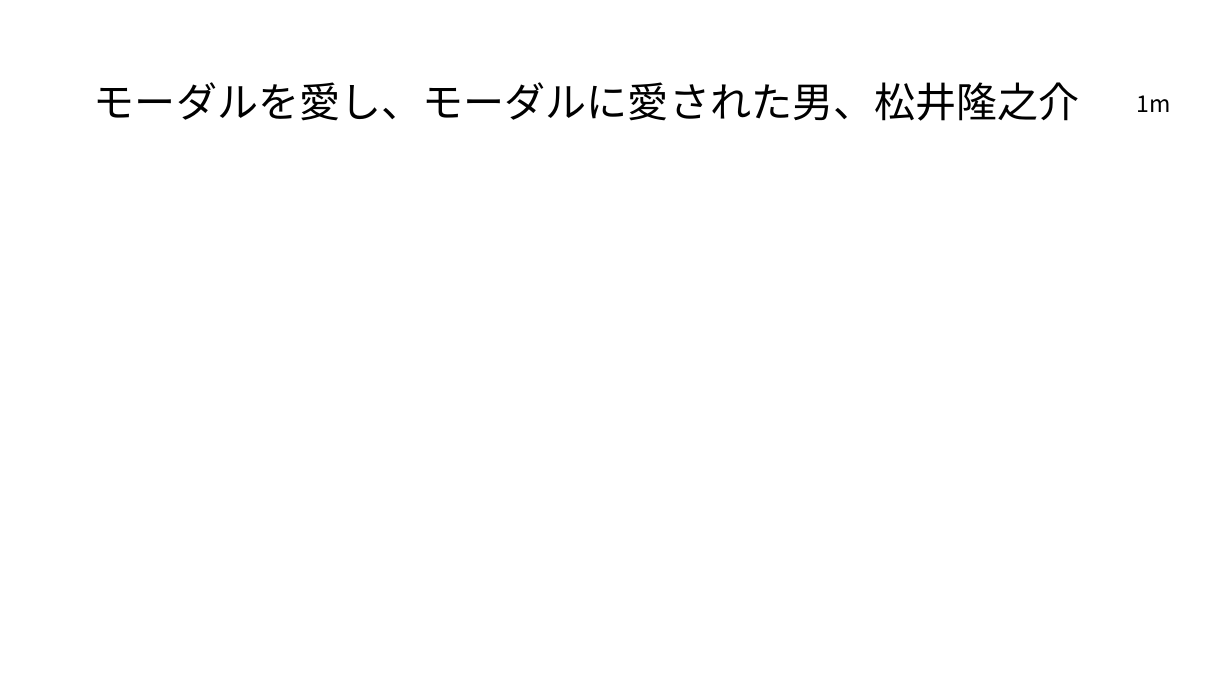
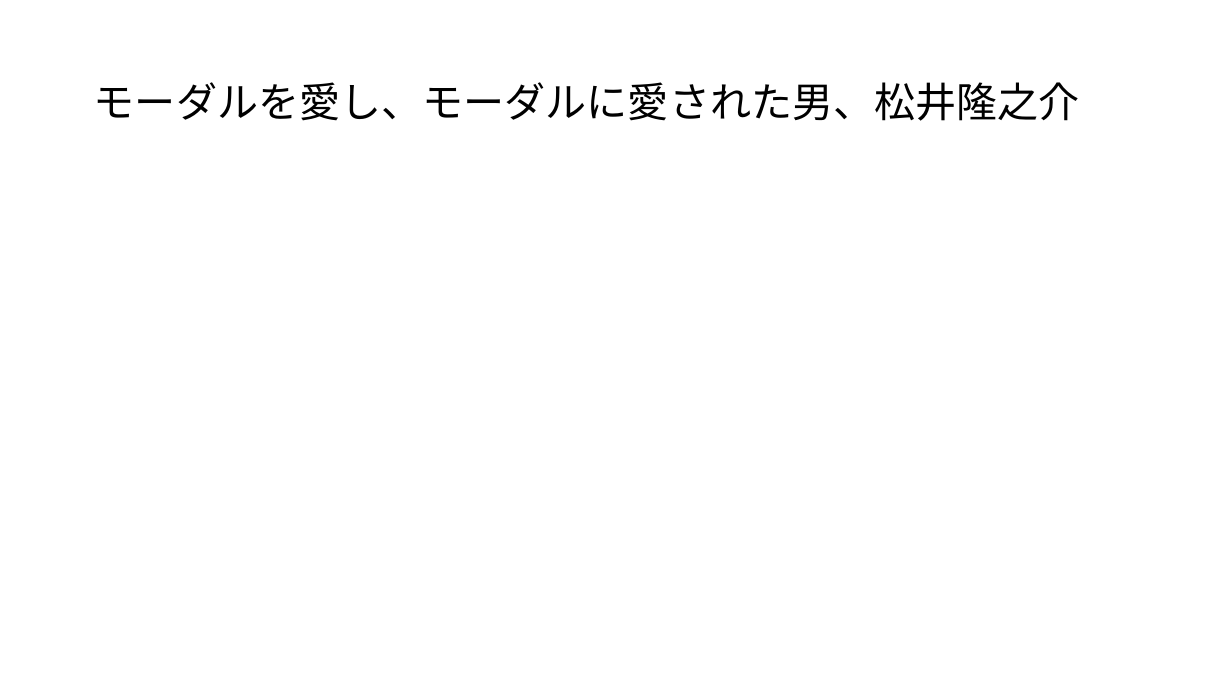
Before and after one commit to plusdojo2024/A2, a slide deck: slide 22 of doc/プレゼン資料/レコレコプレゼン資料(参考用).pptx (slide 17 before the commit). Drawn at 1232x693 pixels with LibreOffice and Linux fonts; fonts in the diff are those of the drawing. Boxes give left, top, right and bottom in pixels: in the first picture for what was removed or moved away, otherwise in the second. Text is boxed around its words. In the diff, an @@ line names an element or a change of style, - is before the commit and + after.

```diff
--- a/doc/プレゼン資料/レコレコプレゼン資料(参考用).pptx
+++ b/doc/プレゼン資料/レコレコプレゼン資料(参考用).pptx
@@ text removed at (1137,95,1171,112) @@
-1m
```
Also in this commit, not shown: 14 other slides changed, 12 slides added, 5 slides removed.
